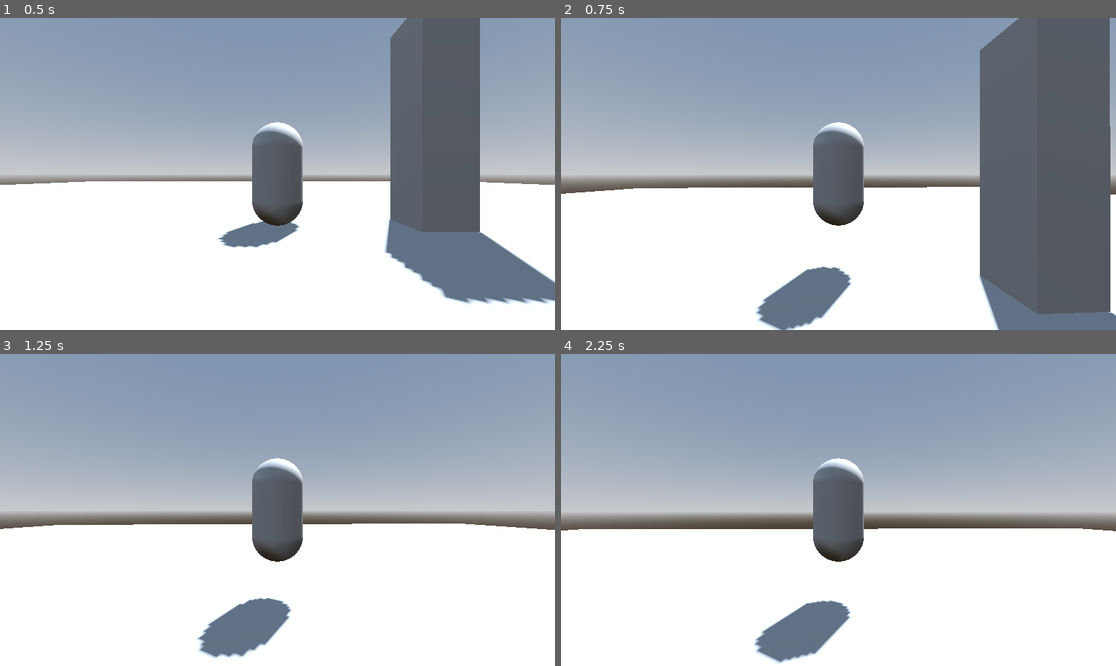
Above: before the commit, frames 1-4 (two rows, left to right).
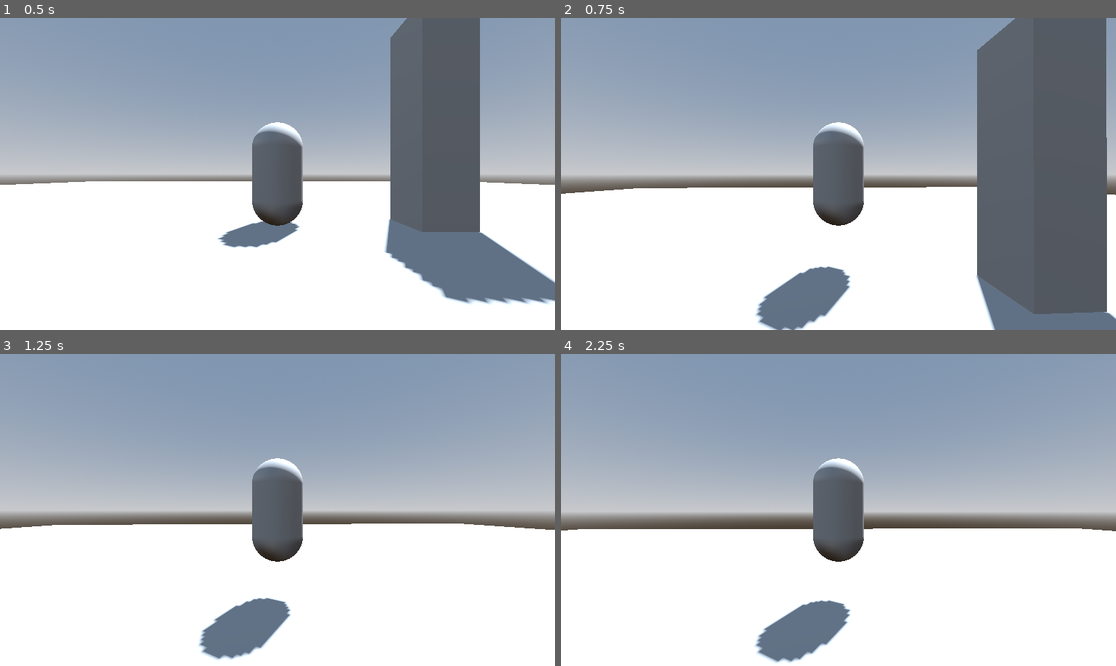
Above: after the commit, the same moments.

Repository: indrian16/learn-godot-3d-rpg-action
Game: Godot game, scene res://levels/level.tscn
Same seed, same stepped clock (60 frames per second), same inputs: the game is played once before the commit and once after it.
Inputs (mouse positions are in pixels of both pictures, inside the frame that each line leads up to):
- Up to frame 1 (0.5 s): no input
- Up to frame 2 (0.75 s): tap Enter (ui_accept) at 0.5 s; move the mouse to (866, 174) at 0.52 s; hold W (move_forward) from 0.53 s (still down)
- Up to frame 3 (1.25 s): keep holding W (move_forward); tap Enter (ui_accept) at 0.77 s
- Up to frame 4 (2.25 s): keep holding W (move_forward); move the mouse to (810, 510) at 1.27 s; tap Enter (ui_accept) at 1.52 s; move the mouse to (849, 503) at 2.02 s

Frame 1 is identical in both runs. In frame 2, 1.6% of the frame differs, in the area x 2-100%, y 0-100%; in frame 3, 0.3%; in frame 4, 0.4%.

Commit message:
make relative motion

Diff:
--- a/player/player.gd
+++ b/player/player.gd
@@ -29,9 +29,7 @@
 		velocity.y = JUMP_VELOCITY
 
 	# Get the input direction and handle the movement/deceleration.
-	# As good practice, you should replace UI actions with custom gameplay actions.
-	var input_dir := Input.get_vector("move_left", "move_right", "move_forward", "move_back")
-	var direction := (transform.basis * Vector3(input_dir.x, 0, input_dir.y)).normalized()
+	var direction := _get_movement_direction()
 	if direction:
 		velocity.x = direction.x * SPEED
 		velocity.z = direction.z * SPEED
@@ -40,6 +38,12 @@
 		velocity.z = move_toward(velocity.z, 0, SPEED)
 
 	move_and_slide()
+
+func _get_movement_direction() -> Vector3:
+	var input_dir := Input.get_vector("move_left", "move_right", "move_forward", "move_back")
+	var input_vector := Vector3(input_dir.x, 0, input_dir.y).normalized()
+	var direction := horizontal_pivot.global_transform.basis * input_vector
+	return direction
 
 func _unhandled_input(event: InputEvent) -> void:
 	if event.is_action_pressed('ui_cancel'):
